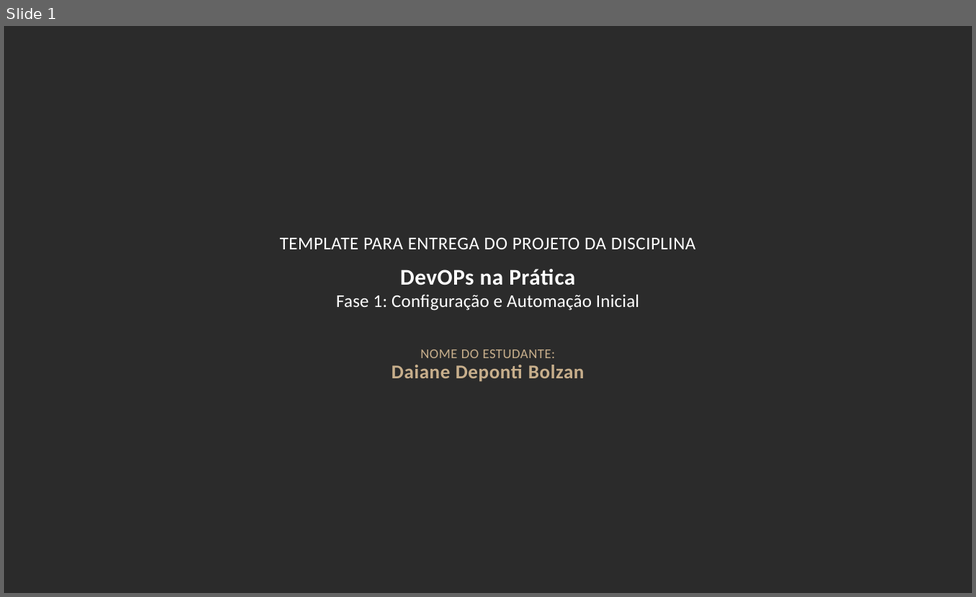
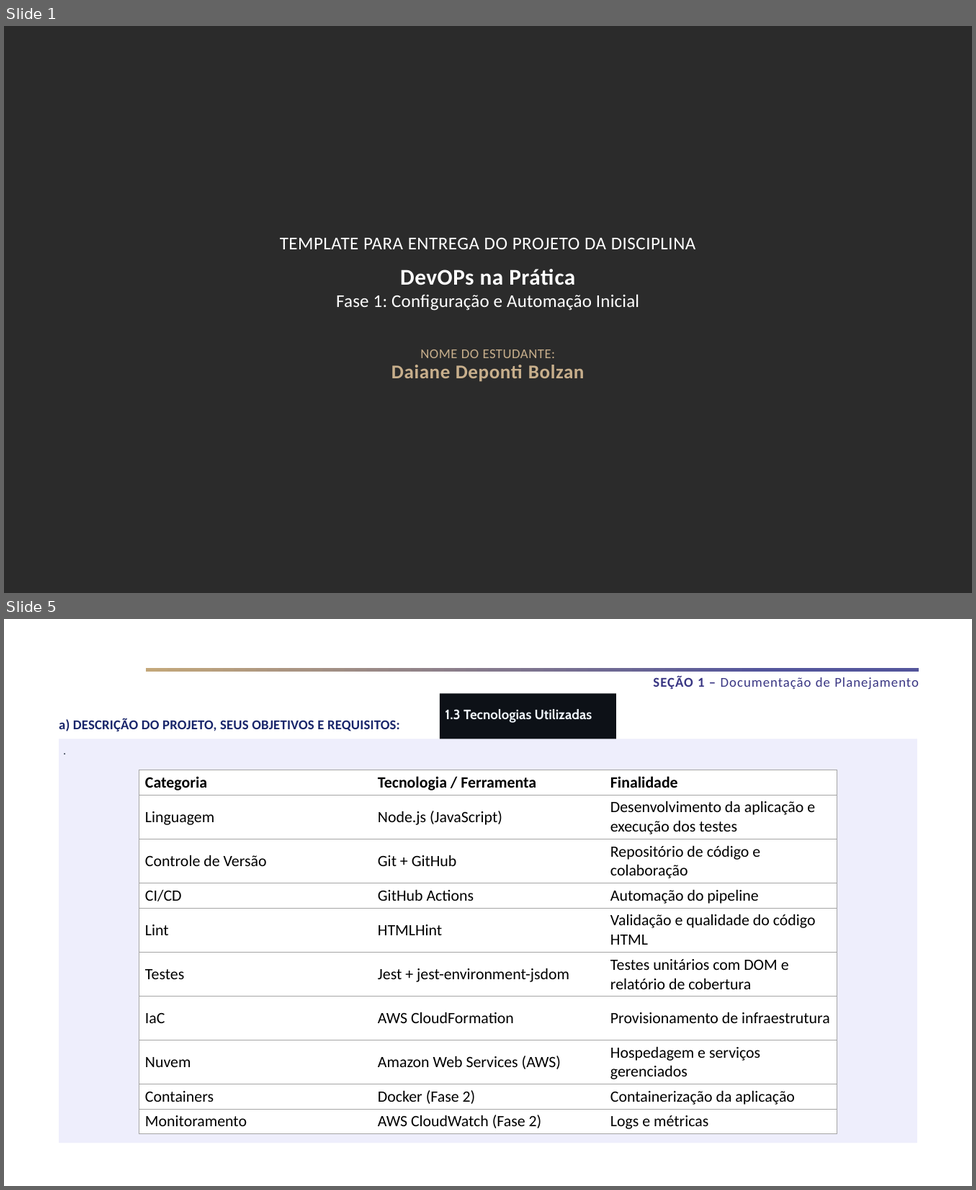
Before and after one commit to Daaaiii/Devops, a slide deck: Daiane Bolzan - Fase 1 - DevOps na Prática.pptx. Shown one above the other, each under a label of ours: slide 1 before the commit, slides 1 and 5 after it; the slides between them are not shown. The pictures are 976x597 and 976x1190 pixels, drawn with LibreOffice and Linux fonts; fonts in the diff are those of the drawing; background and template pictures are left out; a plain dark background stands for a picture behind light text. Boxes give left, top, right and bottom in pixels: in the first picture for what was removed or moved away, otherwise in the second. Text is boxed around its words. In the diff, an @@ line names an element or a change of style, - is before the commit and + after.

```diff
--- a/Daiane Bolzan - Fase 1 - DevOps na Prática.pptx
+++ b/Daiane Bolzan - Fase 1 - DevOps na Prática.pptx
@@ slide 5 added at (x1=4, y1=619, x2=972, y2=1186), background #FFFFFF @@
@@ rectangle added at (x1=145, y1=668, x2=918, y2=672), fill gradient #C3A77A to #53559B @@
@@ text added at (x1=653, y1=676, x2=918, y2=689), 18 pt, text #393683 @@
+SEÇÃO 1 – Documentação de Planejamento
@@ rectangle added at (x1=440, y1=693, x2=616, y2=739), fill #0D1117, 18 pt, text #F0F6FC, bold @@
+1.3 Tecnologias Utilizadas
@@ text added at (x1=59, y1=718, x2=400, y2=731), 18 pt, text #19266B, bold @@
+a) DESCRIÇÃO DO PROJETO, SEUS OBJETIVOS E REQUISITOS:
@@ text added at (x1=59, y1=739, x2=917, y2=1142), fill #EEEEFC, 16 pt, text #333F50 @@
+.
@@ table added at (x1=139, y1=770, x2=836, y2=1132), 10 rows, 3 columns @@
+Categoria | Tecnologia / Ferramenta | Finalidade
+Linguagem | Node.js (JavaScript) | Desenvolvimento da aplicação e execução dos testes
+Controle de Versão | Git + GitHub | Repositório de código e colaboração
+CI/CD | GitHub Actions | Automação do pipeline
+Lint | HTMLHint | Validação e qualidade do código HTML
+Testes | Jest + jest-environment-jsdom | Testes unitários com DOM e relatório de cobertura
+IaC | AWS CloudFormation | Provisionamento de infraestrutura
+Nuvem | Amazon Web Services (AWS) | Hospedagem e serviços gerenciados
+Containers | Docker (Fase 2) | Containerização da aplicação
+Monitoramento | AWS CloudWatch (Fase 2) | Logs e métricas
```
Also in this commit, not shown: 13 other slides added, 5 slides removed, 1 other file.
